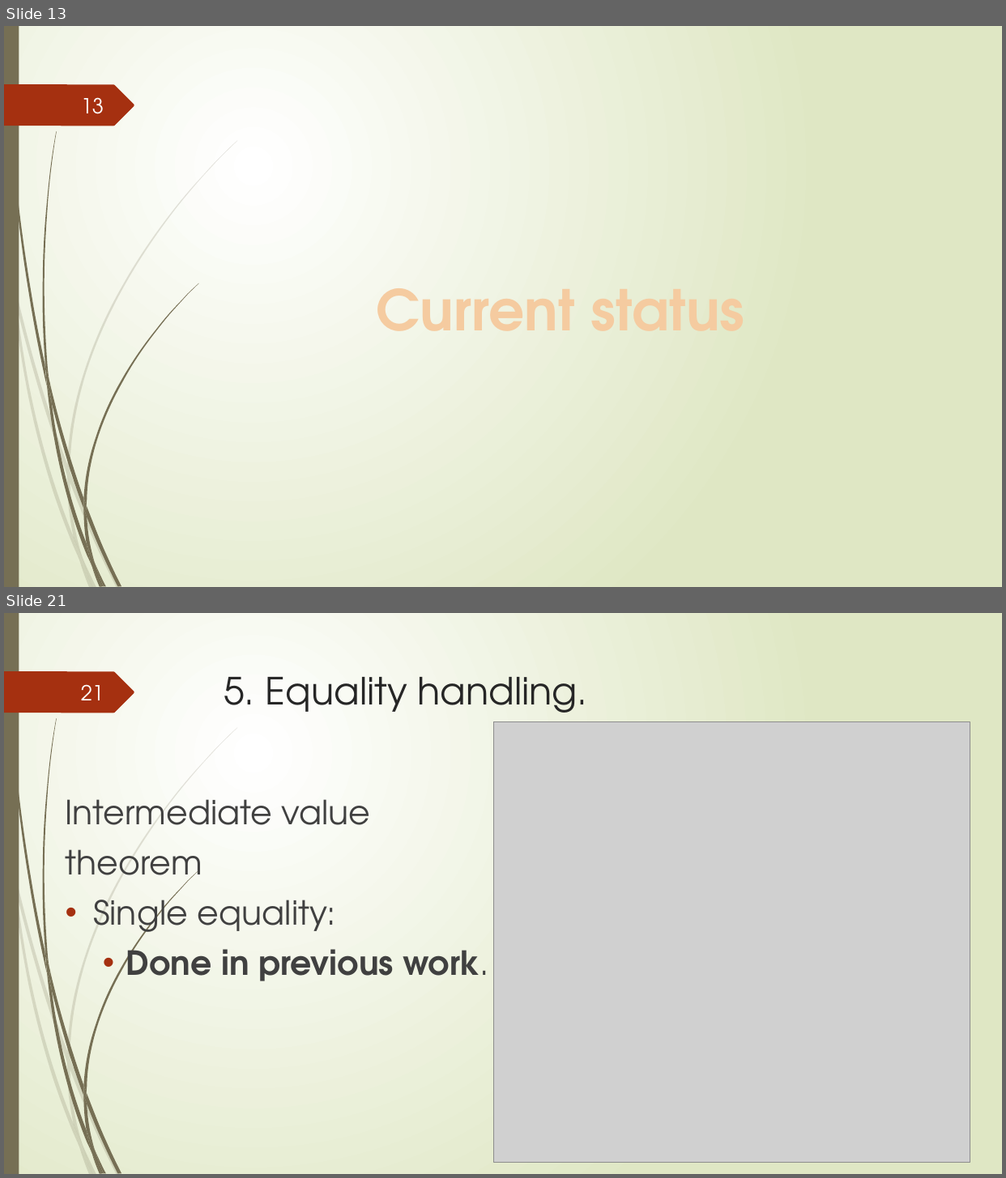
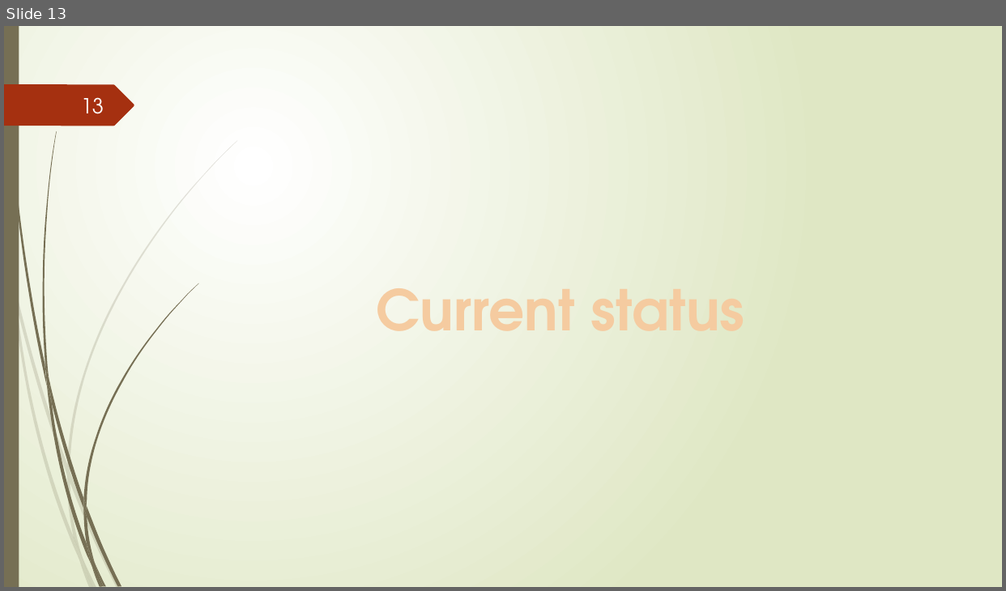
Before and after one commit to tungvx/raSAT, a slide deck: report/midterm.pptx. Shown one above the other, each under a label of ours: slides 13 and 21 before the commit, slide 13 after it; the slides between them are not shown. The pictures are 1006x1178 and 1006x591 pixels, drawn with LibreOffice and Linux fonts; fonts in the diff are those of the drawing; grey boxes stand for pictures. Boxes give left, top, right and bottom in pixels: in the first picture for what was removed or moved away, otherwise in the second. Text is boxed around its words. In the diff, an @@ line names an element or a change of style, - is before the commit and + after.

```diff
--- a/report/midterm.pptx
+++ b/report/midterm.pptx
@@ slide 21 removed at (4, 613, 1002, 1174), background gradient #FFFFFF to #DFE8C4; not listed: 24 template elements that a slide beside it also shows @@
@@ page number removed at (81, 684, 104, 700) @@
-21
@@ title removed at (224, 677, 588, 722) @@
-5. Equality handling.
@@ picture removed at (493, 722, 970, 1162) @@
@@ text removed at (66, 799, 489, 982) @@
-Intermediate value
-theorem
-• Single equality:
-  • Done in previous work.
```
Also in this commit, not shown: 13 slides changed, 5 slides added, 10 other slides removed, 4 other files.
